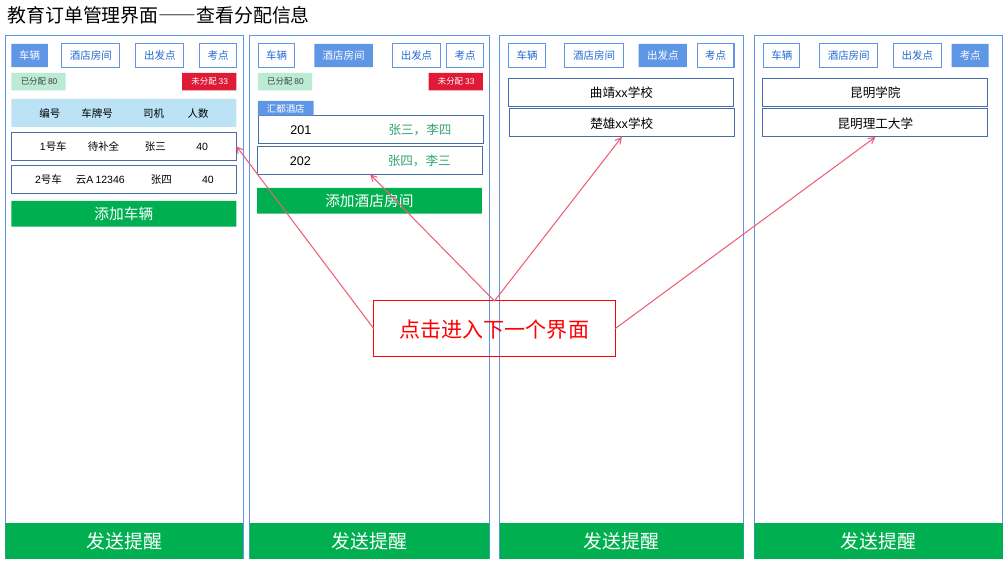
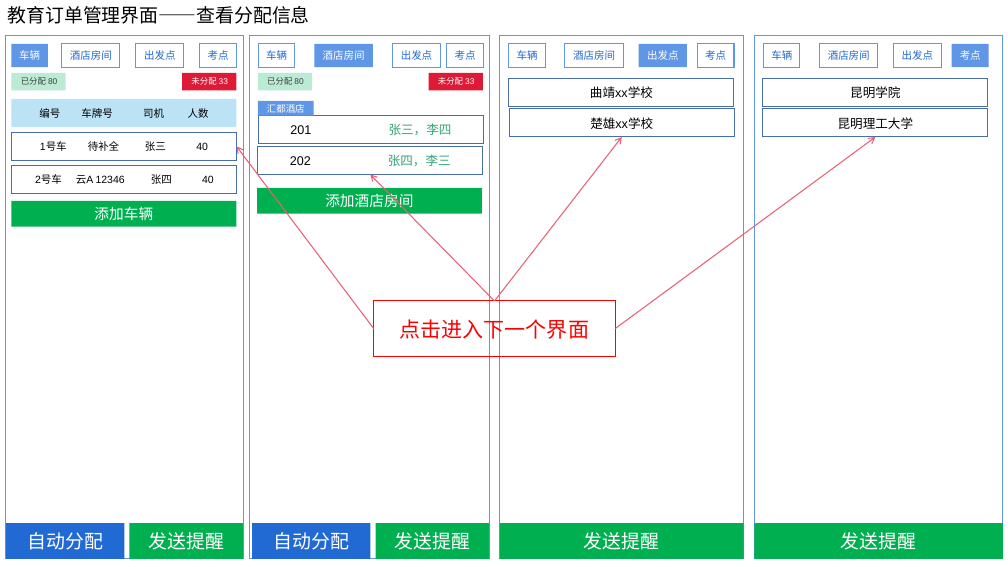
Before and after one commit to ISheenSomeOne/eTeam, a slide deck: slide 16 of 界面设计/eTeam界面—团队.pptx. Drawn at 1008x567 pixels with LibreOffice and Linux fonts; fonts in the diff are those of the drawing. Boxes give left, top, right and bottom in pixels: in the first picture for what was removed or moved away, otherwise in the second. Text is boxed around its words. In the diff, an @@ line names an element or a change of style, - is before the commit and + after.

```diff
--- a/界面设计/eTeam界面—团队.pptx
+++ b/界面设计/eTeam界面—团队.pptx
@@ rectangle added at <box>6,523,125,559</box>, fill #2169D3, 18 pt, text #FFFFFF @@
+自动分配
@@ rectangle "发送提醒": place and size @@
-rectangle "发送提醒" at <box>5,523,243,559</box>
+rectangle "发送提醒" at <box>129,523,243,559</box>
@@ rectangle added at <box>252,523,371,559</box>, fill #2169D3, 18 pt, text #FFFFFF @@
+自动分配
@@ rectangle "发送提醒": place and size @@
-rectangle "发送提醒" at <box>250,523,489,559</box>
+rectangle "发送提醒" at <box>376,523,489,559</box>
```
Also in this commit, not shown: 6 other slides changed.
